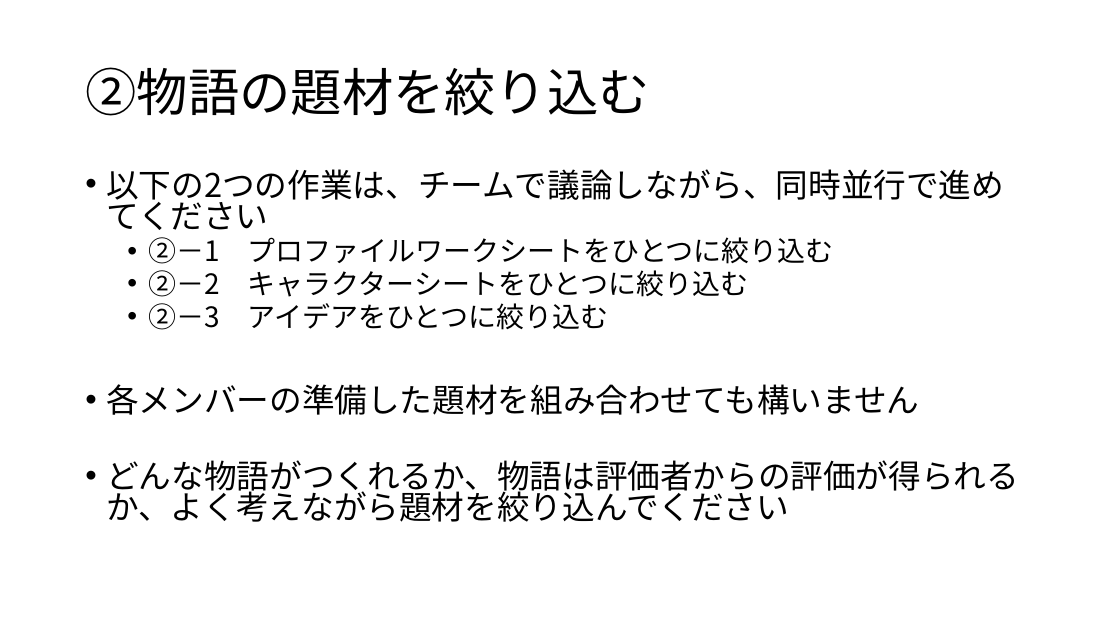
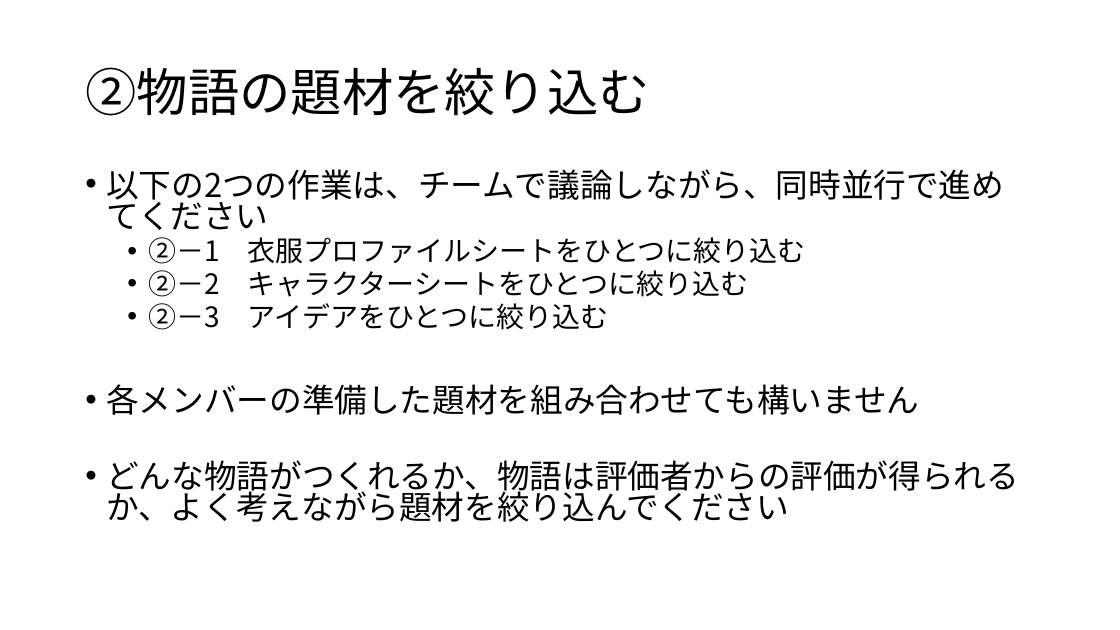
Before and after one commit to oyamadashin/remote, a slide deck: slide 9 of ゲーミングに使うあれこれ/プレイヤーへの指示/E2_物語のつくり方.pptx. Drawn at 1120x630 pixels with LibreOffice and Linux fonts; fonts in the diff are those of the drawing. Boxes give left, top, right and bottom in pixels: in the first picture for what was removed or moved away, otherwise in the second. Text is boxed around its words. In the diff, an @@ line names an element or a change of style, - is before the commit and + after.

```diff
--- a/ゲーミングに使うあれこれ/プレイヤーへの指示/E2_物語のつくり方.pptx
+++ b/ゲーミングに使うあれこれ/プレイヤーへの指示/E2_物語のつくり方.pptx
@@ text at bbox=[148, 237, 806, 264]: text changed @@
-  • ②－1 プロファイルワークシートをひとつに絞り込む
+  • ②－1 衣服プロファイルシートをひとつに絞り込む
```
Also in this commit, not shown: 10 other slides changed, 1 slide added, 6 other files.
